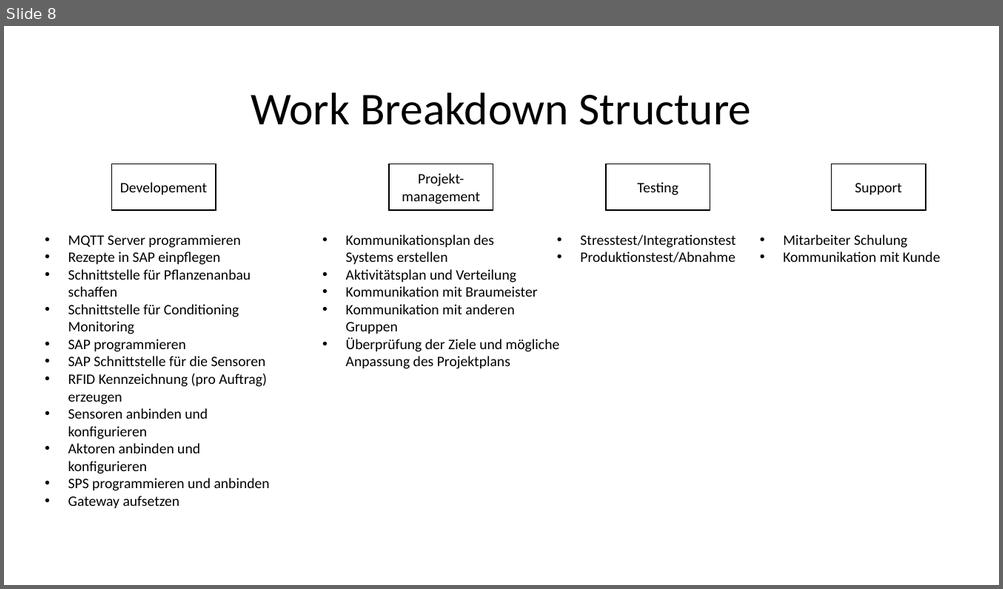
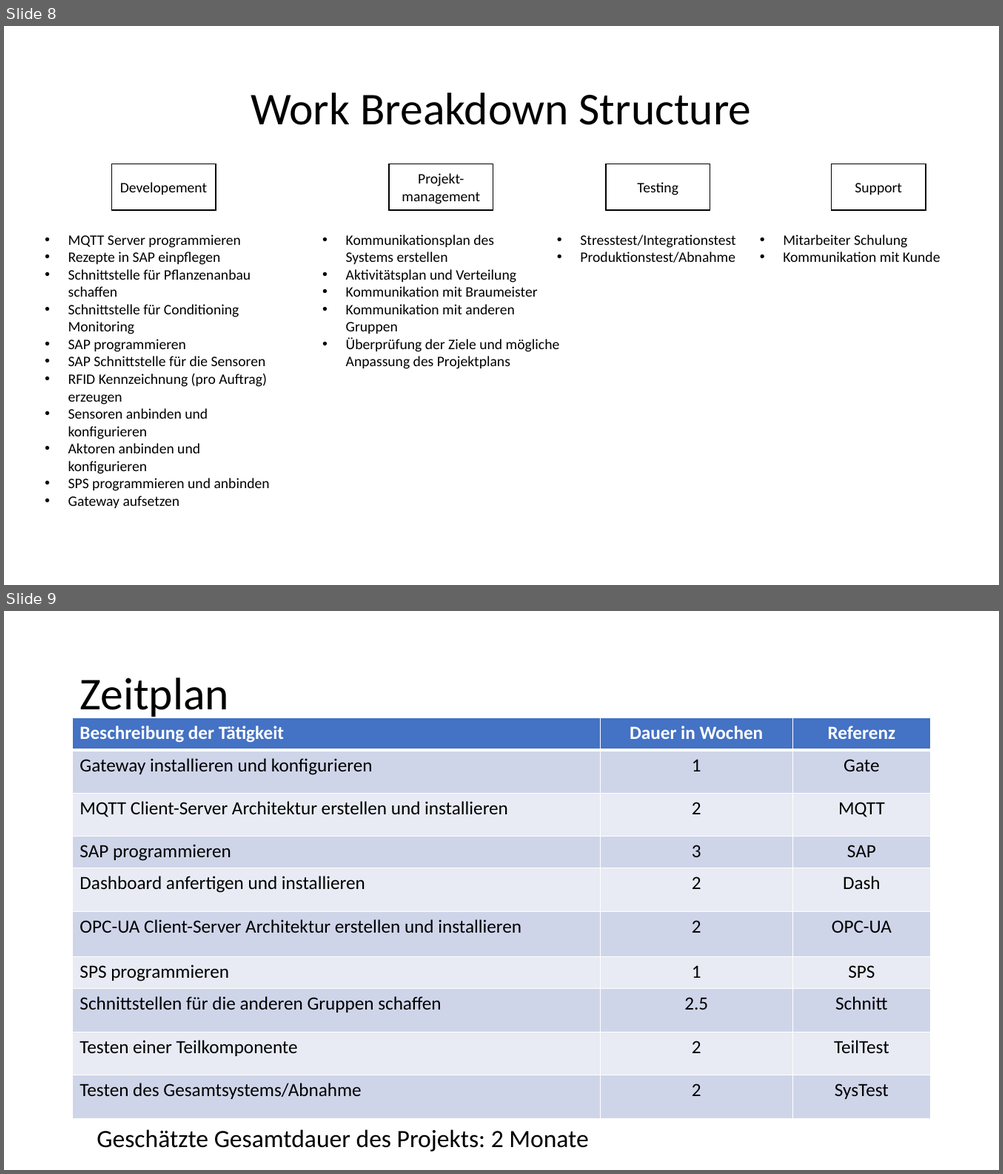
Before and after one commit to albae3333/DigitaleFabrik, a slide deck: Präsentation/Präsentation_Entwurf.pptx. Shown one above the other, each under a label of ours: slide 8 before the commit, slides 8 and 9 after it. The pictures are 1003x589 and 1003x1174 pixels, drawn with LibreOffice and Linux fonts; fonts in the diff are those of the drawing. Boxes give left, top, right and bottom in pixels: in the first picture for what was removed or moved away, otherwise in the second. Text is boxed around its words. In the diff, an @@ line names an element or a change of style, - is before the commit and + after.

```diff
--- a/Präsentation/Präsentation_Entwurf.pptx
+++ b/Präsentation/Präsentation_Entwurf.pptx
@@ slide 9 added at [4,611,999,1170], background #FFFFFF @@
@@ title added at [79,678,229,721], 44 pt, text #000000 @@
+Zeitplan
@@ table added at [73,718,930,1120], 10 rows, 3 columns @@
+Beschreibung der Tätigkeit | Dauer in Wochen | Referenz
+Gateway installieren und konfigurieren | 1 | Gate
+MQTT Client-Server Architektur erstellen und installieren | 2 | MQTT
+SAP programmieren | 3 | SAP
+Dashboard anfertigen und installieren | 2 | Dash
+OPC-UA Client-Server Architektur erstellen und installieren | 2 | OPC-UA
+SPS programmieren | 1 | SPS
+Schnittstellen für die anderen Gruppen schaffen | 2.5 | Schnitt
+Testen einer Teilkomponente | 2 | TeilTest
+Testen des Gesamtsystems/Abnahme | 2 | SysTest
@@ text added at [96,1130,588,1152], 24 pt, text #000000 @@
+Geschätzte Gesamtdauer des Projekts: 2 Monate
```
Also in this commit, not shown: 2 slides changed, 2 other slides added, 3 slides removed, 1 other file.
